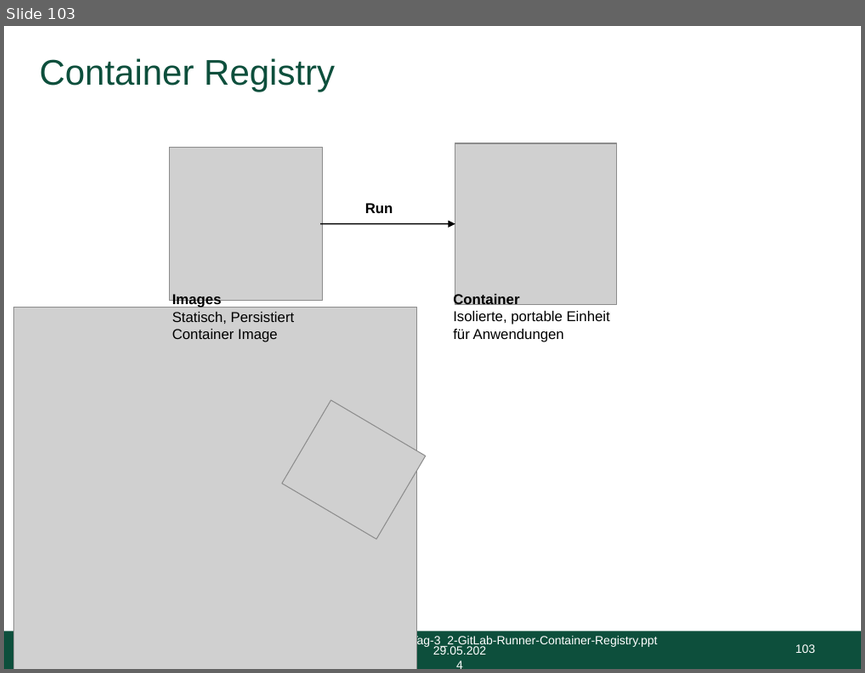
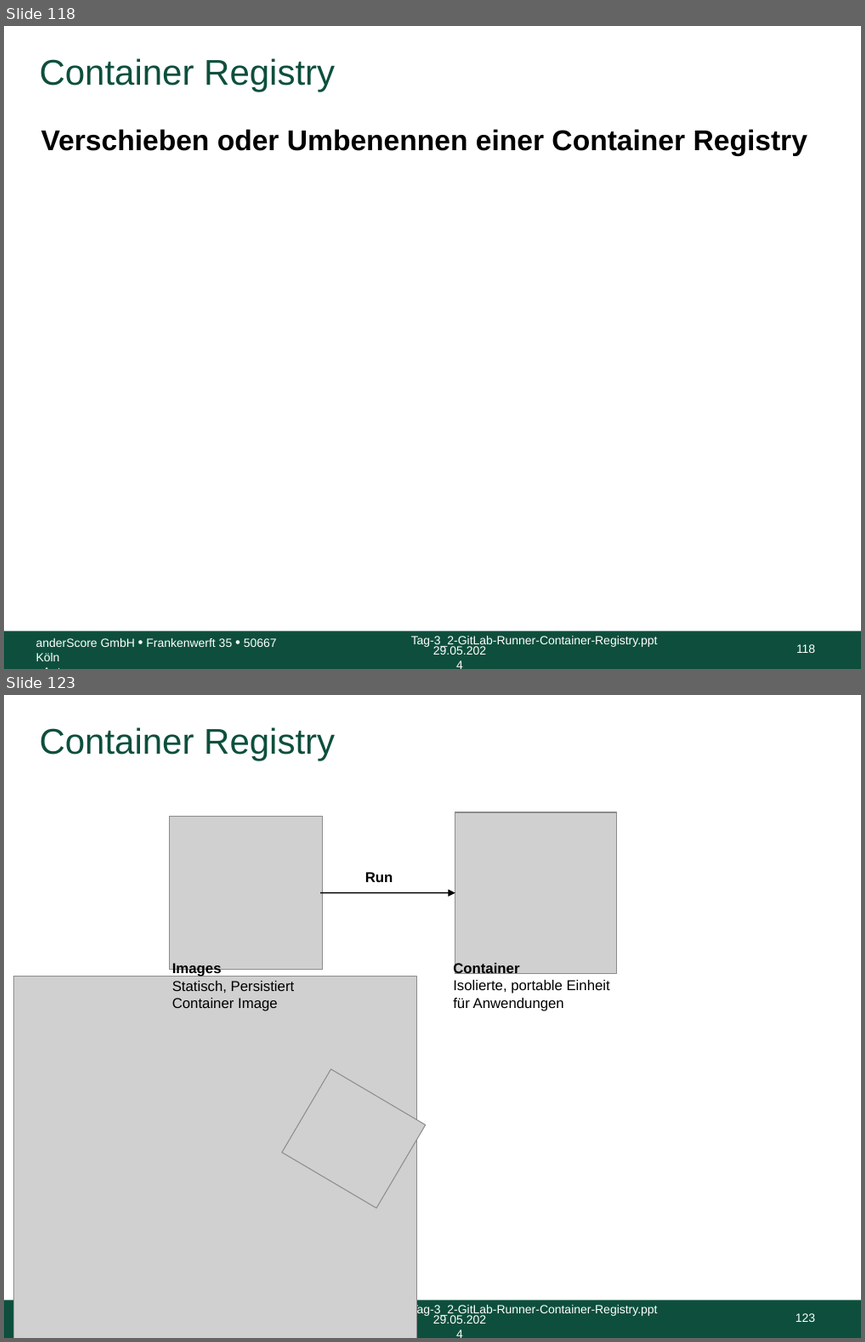
Before and after one commit to anderscore-gmbh/gitlab, a slide deck: slides/Tag-3_2-GitLab-Runner-Container-Registry.pptx. Shown one above the other, each under a label of ours: slide 103 before the commit, slides 118 and 123 after it; the slides between them are not shown. The pictures are 865x673 and 865x1342 pixels, drawn with LibreOffice and Linux fonts; fonts in the diff are those of the drawing; grey boxes stand for pictures; background and template pictures are left out. Boxes give left, top, right and bottom in pixels: in the first picture for what was removed or moved away, otherwise in the second. Text is boxed around its words. In the diff, an @@ line names an element or a change of style, - is before the commit and + after.

```diff
--- a/slides/Tag-3_2-GitLab-Runner-Container-Registry.pptx
+++ b/slides/Tag-3_2-GitLab-Runner-Container-Registry.pptx
@@ slide 118 added at [4, 26, 861, 669], background #FFFFFF; not listed: 4 template elements that a slide beside it also shows @@
@@ title added at [40, 58, 335, 91], 30 pt, text #0D4F3C @@
+Container Registry
@@ text added at [41, 129, 807, 156], 24 pt, text #000000, bold @@
+Verschieben oder Umbenennen einer Container Registry
@@ text added at [36, 638, 277, 661], 10 pt, text #FFFFFF @@
+anderScore GmbH • Frankenwerft 35 • 50667 Köln
+<Autor>
@@ what was slide 103 is now slide 123 @@
@@ page number at [795, 1313, 815, 1321]: text changed @@
-103
+123
```
Also in this commit, not shown: 20 other slides added, 1 slide removed.
